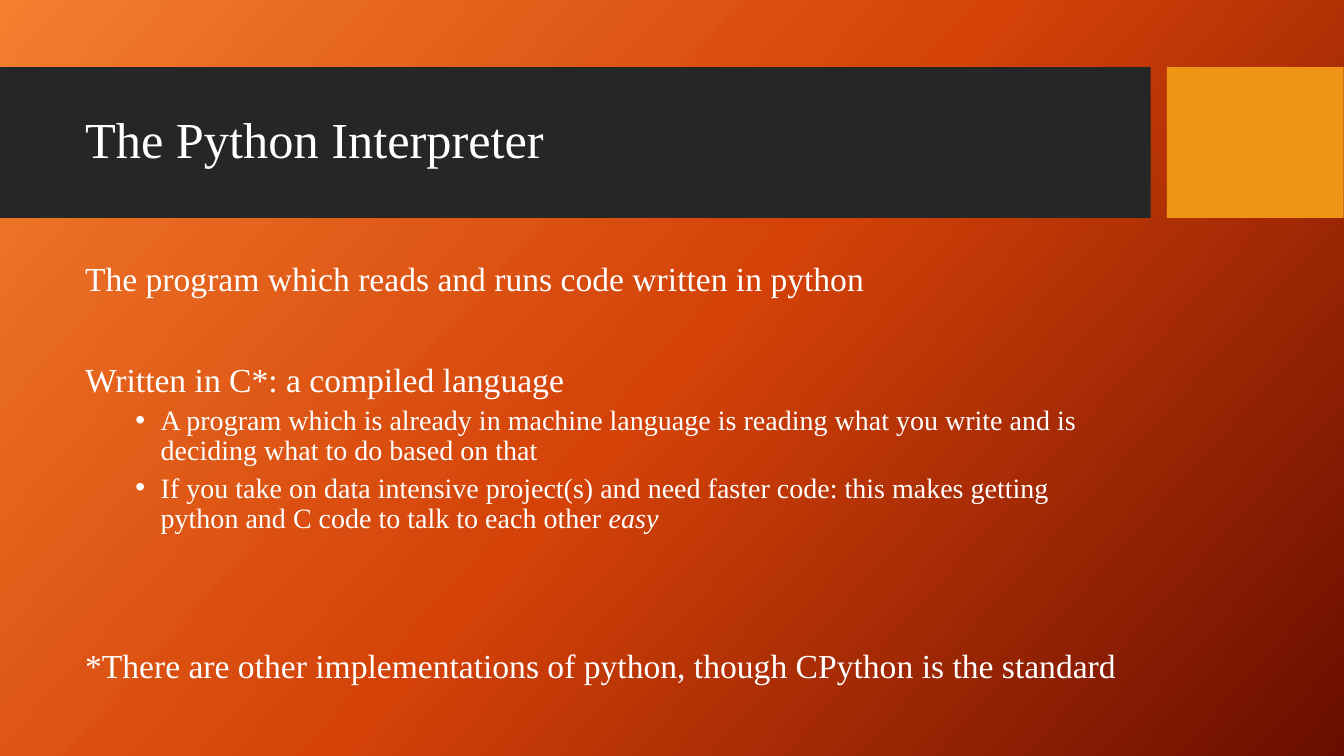
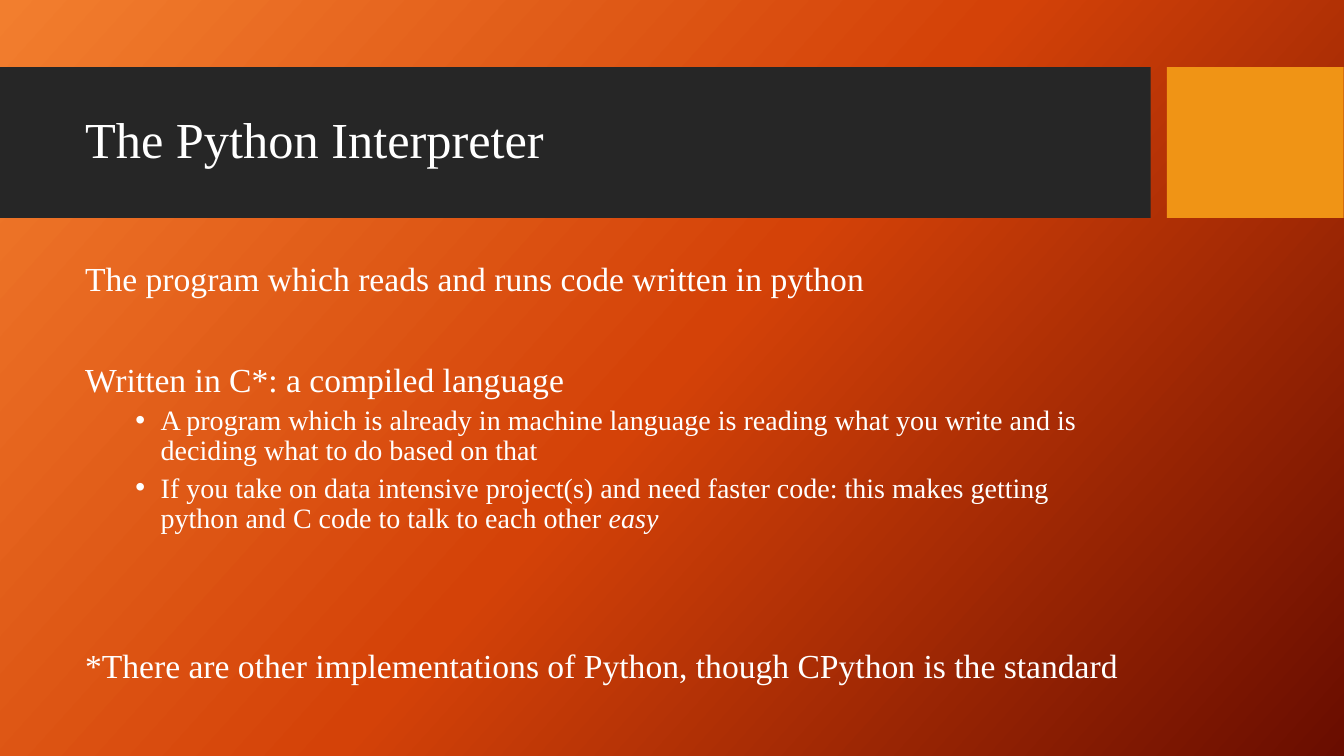
Before and after one commit to giganano/PythonBootcamp, a slide deck: slide 4 of slides/context.pptx. Drawn at 1344x756 pixels with LibreOffice and Linux fonts; fonts in the diff are those of the drawing; background and template pictures are left out. Boxes give left, top, right and bottom in pixels: in the first picture for what was removed or moved away, otherwise in the second. Text is boxed around its words. In the diff, an @@ line names an element or a change of style, - is before the commit and + after.

```diff
--- a/slides/context.pptx
+++ b/slides/context.pptx
@@ text at bbox=[85, 654, 1118, 684]: text changed @@
-*There are other implementations of python, though CPython is the standard
+*There are other implementations of Python, though CPython is the standard
```
Also in this commit, not shown: 2 other slides changed, 17 other files.
